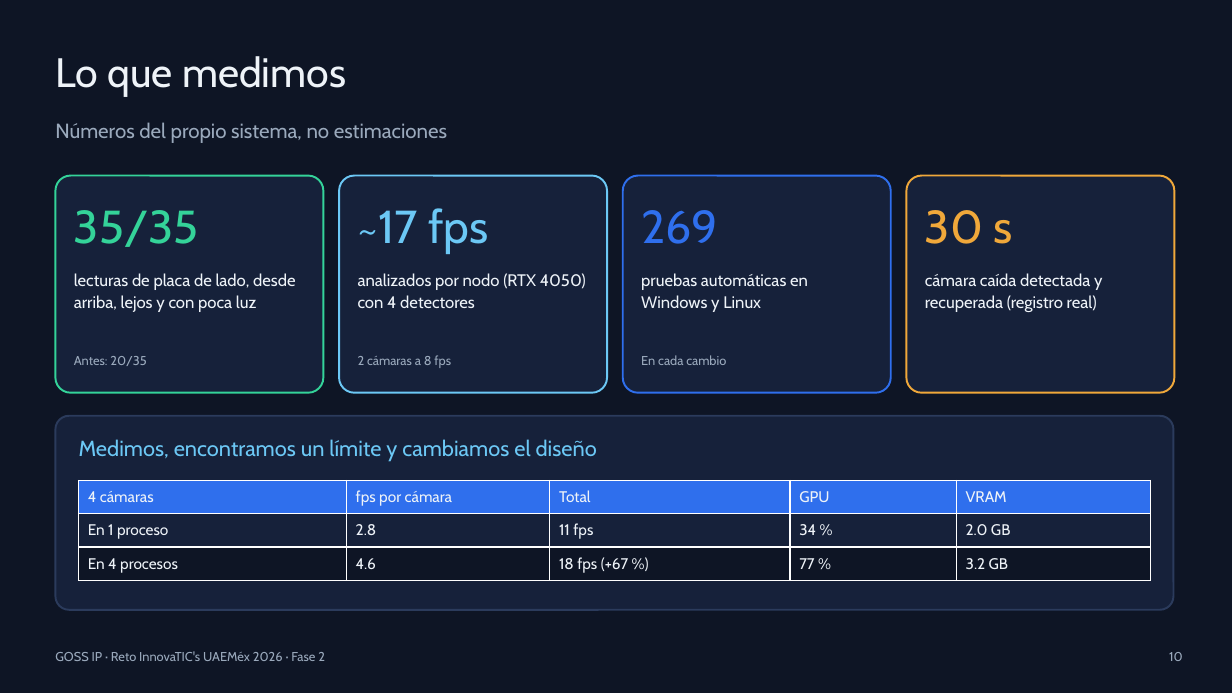
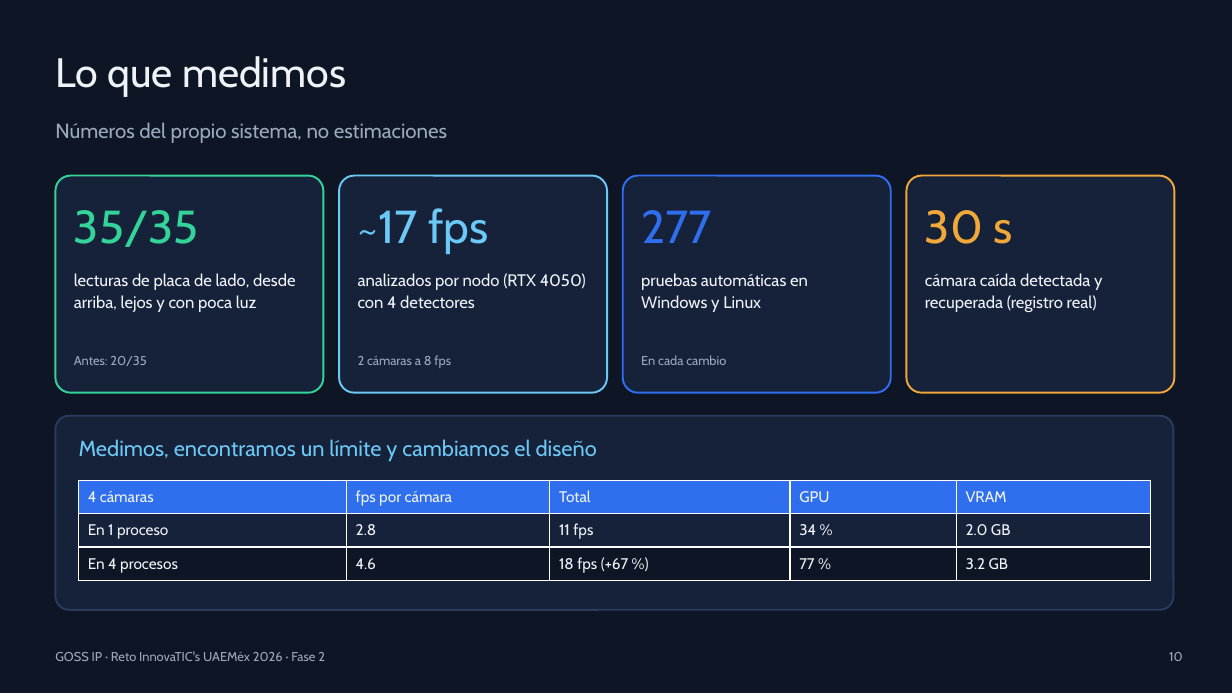
Before and after one commit to Michou001/Sistema-videovigilancia, a slide deck: slide 10 of entrega/GOSS_IP_Presentacion_Fase2.pptx. Drawn at 1232x693 pixels with LibreOffice and Linux fonts; fonts in the diff are those of the drawing. Boxes give left, top, right and bottom in pixels: in the first picture for what was removed or moved away, otherwise in the second. Text is boxed around its words. In the diff, an @@ line names an element or a change of style, - is before the commit and + after.

```diff
--- a/entrega/GOSS_IP_Presentacion_Fase2.pptx
+++ b/entrega/GOSS_IP_Presentacion_Fase2.pptx
@@ text at bbox=[641, 210, 712, 243]: text changed @@
-269
+277
```
Also in this commit, not shown: 3 other slides changed, 8 other files.
